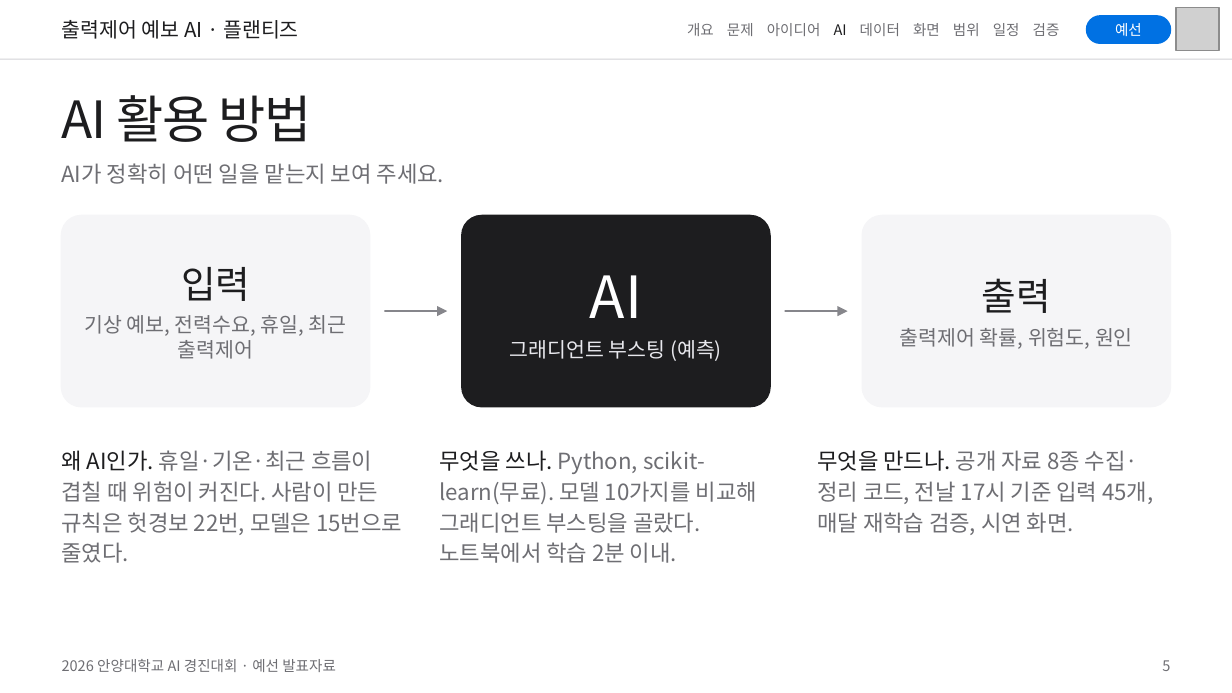
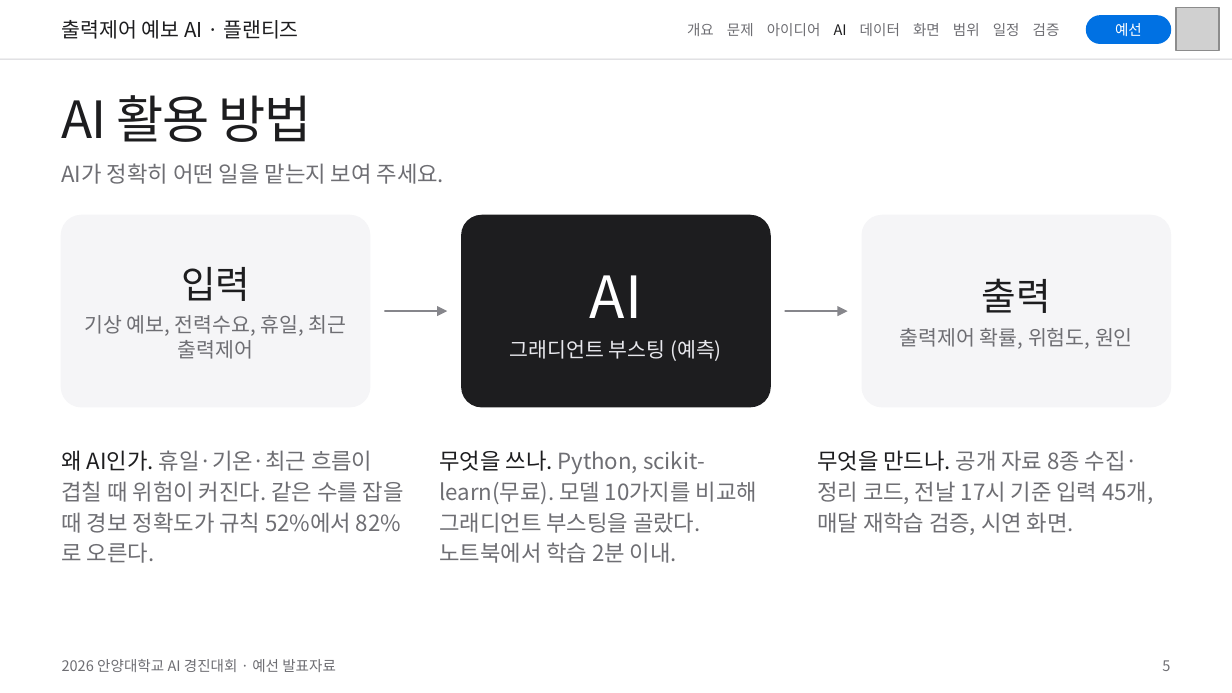
Before and after one commit to eorua/planties, a slide deck: slide 5 of docs/slides/예선발표_초안.pptx. Drawn at 1232x693 pixels with LibreOffice and Linux fonts; fonts in the diff are those of the drawing; grey boxes stand for pictures. Boxes give left, top, right and bottom in pixels: in the first picture for what was removed or moved away, otherwise in the second. Text is boxed around its words. In the diff, an @@ line names an element or a change of style, - is before the commit and + after.

```diff
--- a/docs/slides/예선발표_초안.pptx
+++ b/docs/slides/예선발표_초안.pptx
@@ text at [62,450,404,563]: text changed @@
-왜 AI인가. 휴일·기온·최근 흐름이 겹칠 때 위험이 커진다. 사람이 만든 규칙은 헛경보 22번, 모델은 15번으로 줄였다.
+왜 AI인가. 휴일·기온·최근 흐름이 겹칠 때 위험이 커진다. 같은 수를 잡을 때 경보 정확도가 규칙 52%에서 82%로 오른다.
```
Also in this commit, not shown: 3 other slides changed, 21 other files.
